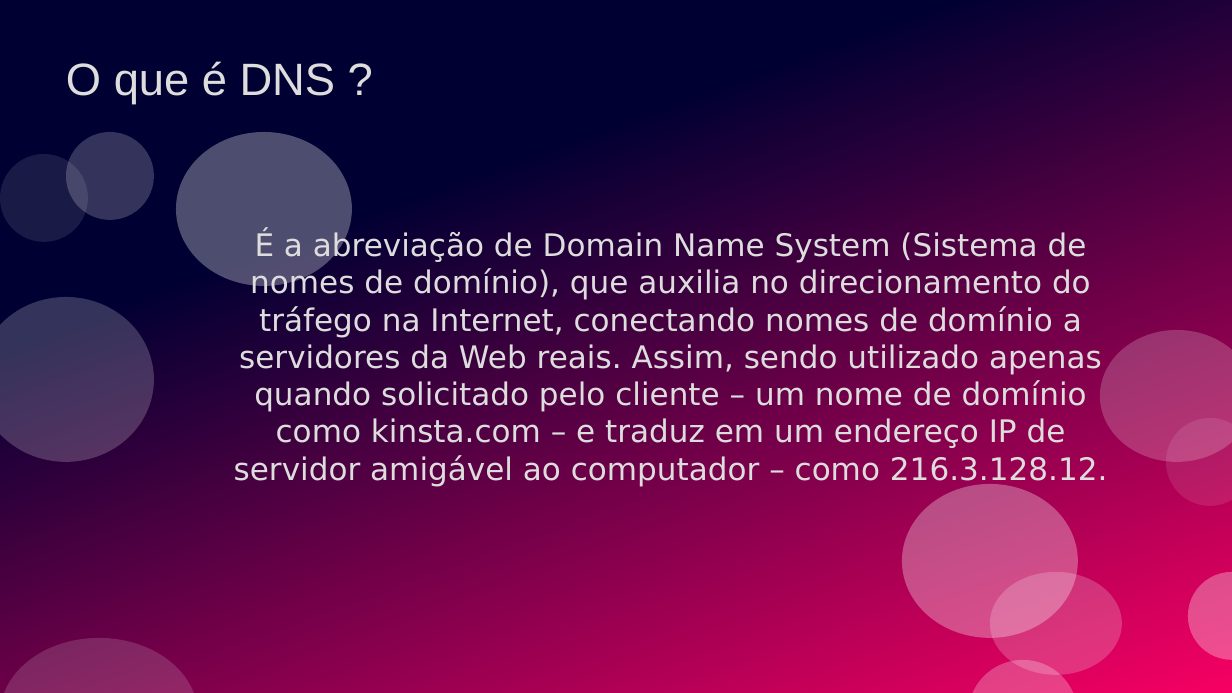
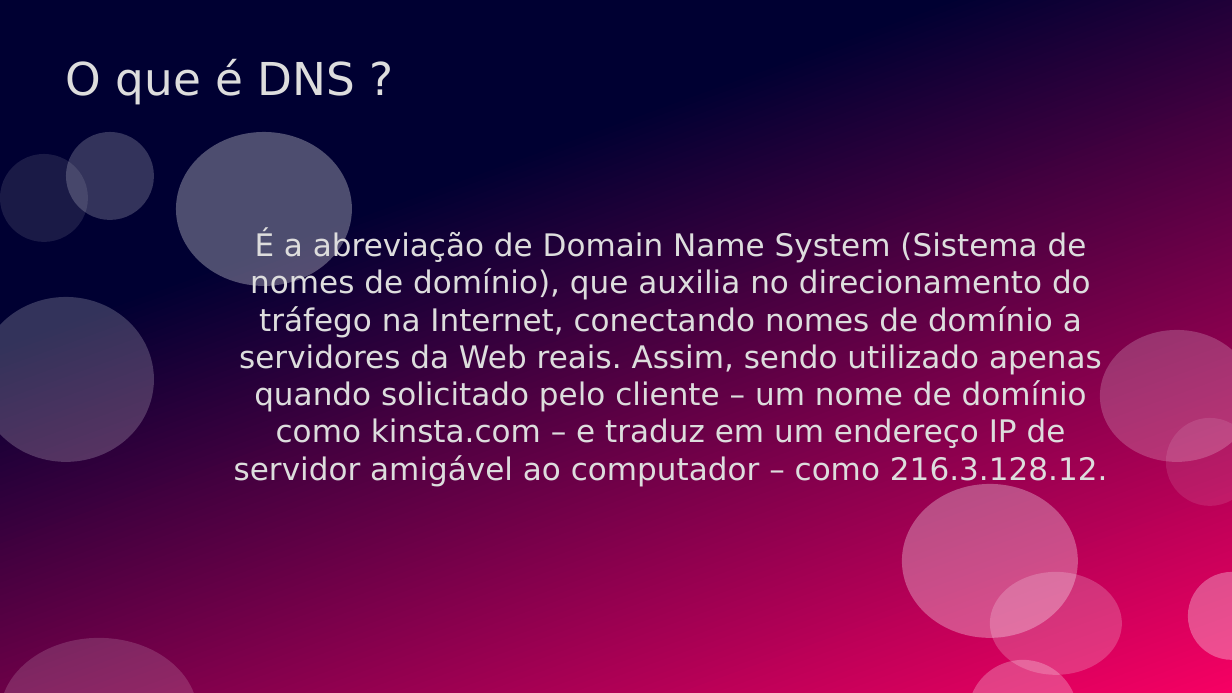
Before and after one commit to gabrielMatosBoubee/dnsERegistrosDeDominioOQueSao, a slide deck: slide 1 of Sem título 1.odp. Drawn at 1232x693 pixels with LibreOffice and Linux fonts; fonts in the diff are those of the drawing. Boxes give left, top, right and bottom in pixels: in the first picture for what was removed or moved away, otherwise in the second. Text is boxed around its words. In the diff, an @@ line names an element or a change of style, - is before the commit and + after.

Commit message:
o slide.1

```diff
--- a/Sem título 1.odp
+++ b/Sem título 1.odp
@@ title "O que é DNS ?" at [66,58,355,105]: font Arial to DejaVu Sans @@
```
Also in this commit, not shown: 2 slides added, 2 slides removed.
